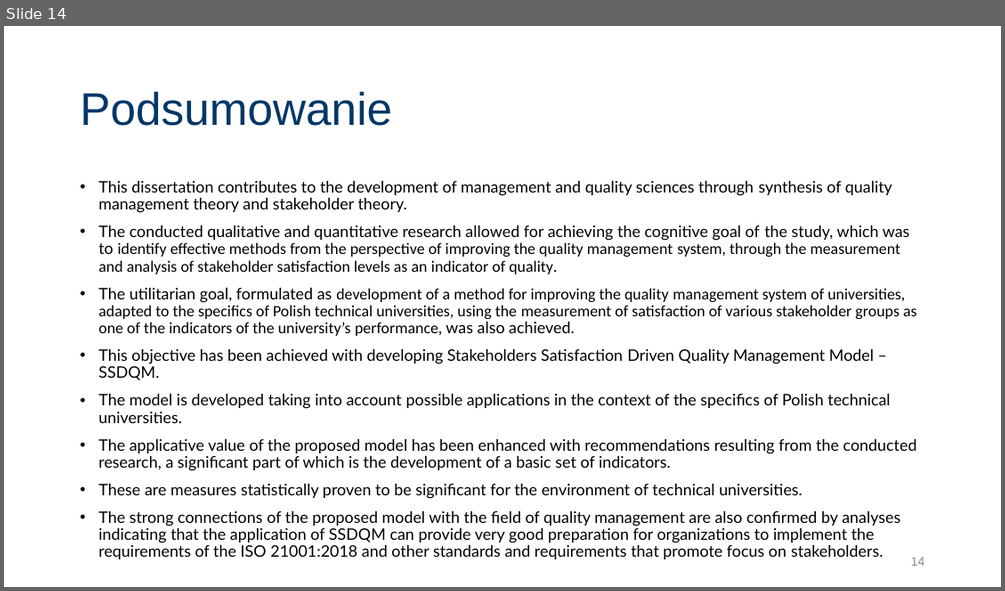
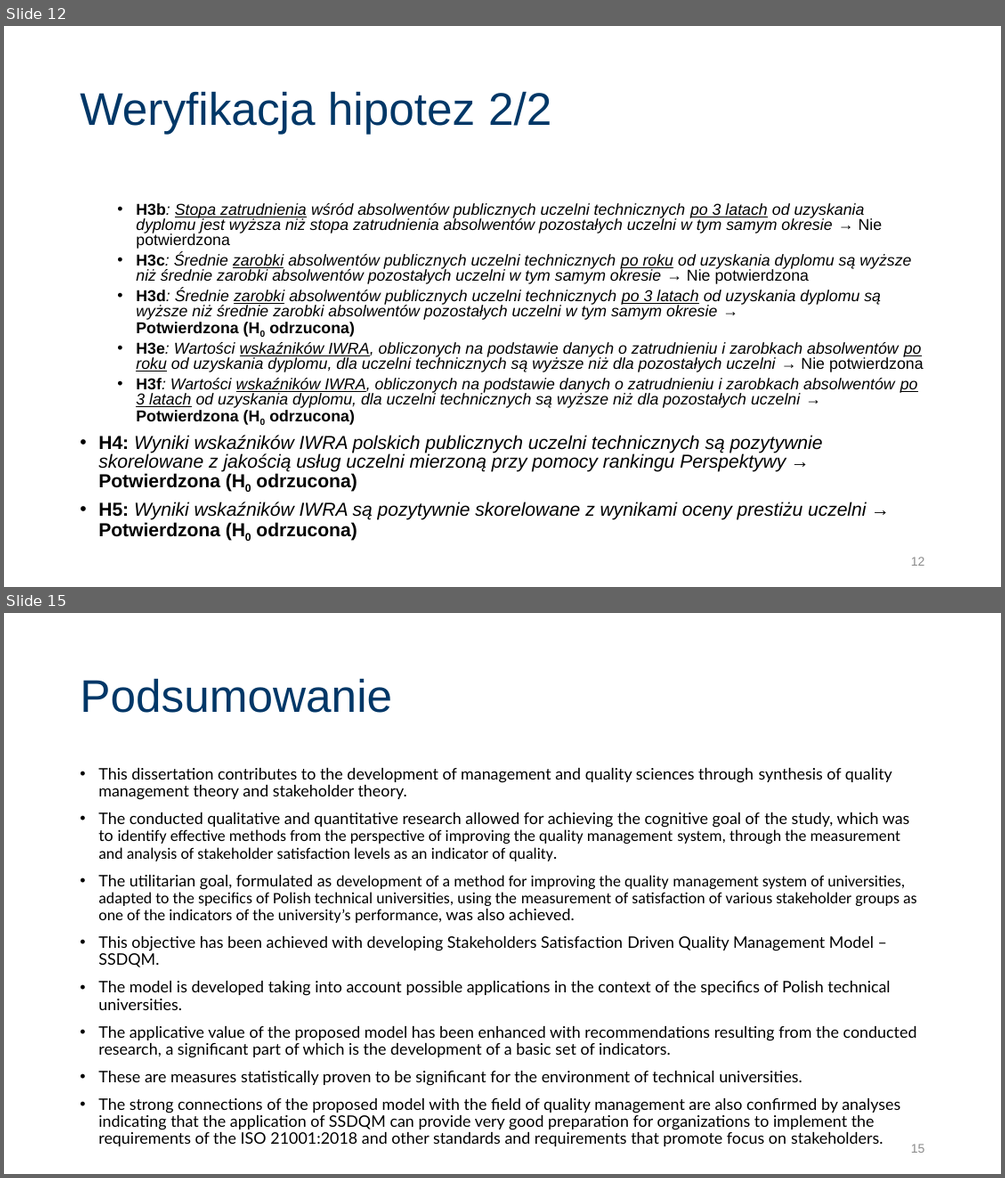
Before and after one commit to JeanPaulSzefler/doktorat_git, a slide deck: Obrona_JPSZEFLER/SSI_forHEI_QMS_PL_v0.1.pptx. Shown one above the other, each under a label of ours: slide 14 before the commit, slides 12 and 15 after it; the slides between them are not shown. The pictures are 1005x591 and 1005x1178 pixels, drawn with LibreOffice and Linux fonts; fonts in the diff are those of the drawing. Boxes give left, top, right and bottom in pixels: in the first picture for what was removed or moved away, otherwise in the second. Text is boxed around its words. In the diff, an @@ line names an element or a change of style, - is before the commit and + after.

```diff
--- a/Obrona_JPSZEFLER/SSI_forHEI_QMS_PL_v0.1.pptx
+++ b/Obrona_JPSZEFLER/SSI_forHEI_QMS_PL_v0.1.pptx
@@ slide 12 added at [4, 26, 1001, 587], background #FFFFFF @@
@@ title added at [80, 91, 551, 134], 44 pt, text #003767 @@
+Weryfikacja hipotez 2/2
@@ text added at [98, 203, 923, 540], 15.2 pt, text #000000, italic @@
+  • H3b: Stopa zatrudnienia wśród absolwentów publicznych uczelni technicznych po 3 latach od uzyskania dyplomu jest wyższa niż stopa zatrudnienia absolwentów pozostałych uczelni w tym samym okresie → Nie potwierdzona
+  • H3c: Średnie zarobki absolwentów publicznych uczelni technicznych po roku od uzyskania dyplomu są wyższe niż średnie zarobki absolwentów pozostałych uczelni w tym samym okresie → Nie potwierdzona
+  • H3d: Średnie zarobki absolwentów publicznych uczelni technicznych po 3 latach od uzyskania dyplomu są wyższe niż średnie zarobki absolwentów pozostałych uczelni w tym samym okresie →
+    Potwierdzona (H0 odrzucona)
+  • H3e: Wartości wskaźników IWRA, obliczonych na podstawie danych o zatrudnieniu i zarobkach absolwentów po roku od uzyskania dyplomu, dla uczelni technicznych są wyższe niż dla pozostałych uczelni → Nie potwierdzona
+  • H3f: Wartości wskaźników IWRA, obliczonych na podstawie danych o zatrudnieniu i zarobkach absolwentów po 3 latach od uzyskania dyplomu, dla uczelni technicznych są wyższe niż dla pozostałych uczelni →
+    Potwierdzona (H0 odrzucona)
+• H4: Wyniki wskaźników IWRA polskich publicznych uczelni technicznych są pozytywnie skorelowane z jakością usług uczelni mierzoną przy pomocy rankingu Perspektywy → Potwierdzona (H0 odrzucona)
+• H5: Wyniki wskaźników IWRA są pozytywnie skorelowane z wynikami oceny prestiżu uczelni → Potwierdzona (H0 odrzucona)
@@ page number added at [911, 556, 925, 565], 12 pt, text #8C8C8C @@
+12
@@ what was slide 14 is now slide 15 @@
@@ page number at [911, 1143, 925, 1152]: text changed @@
-14
+15
```
Also in this commit, not shown: 5 slides changed, 3 other slides added, 3 slides removed, 5 other files.
